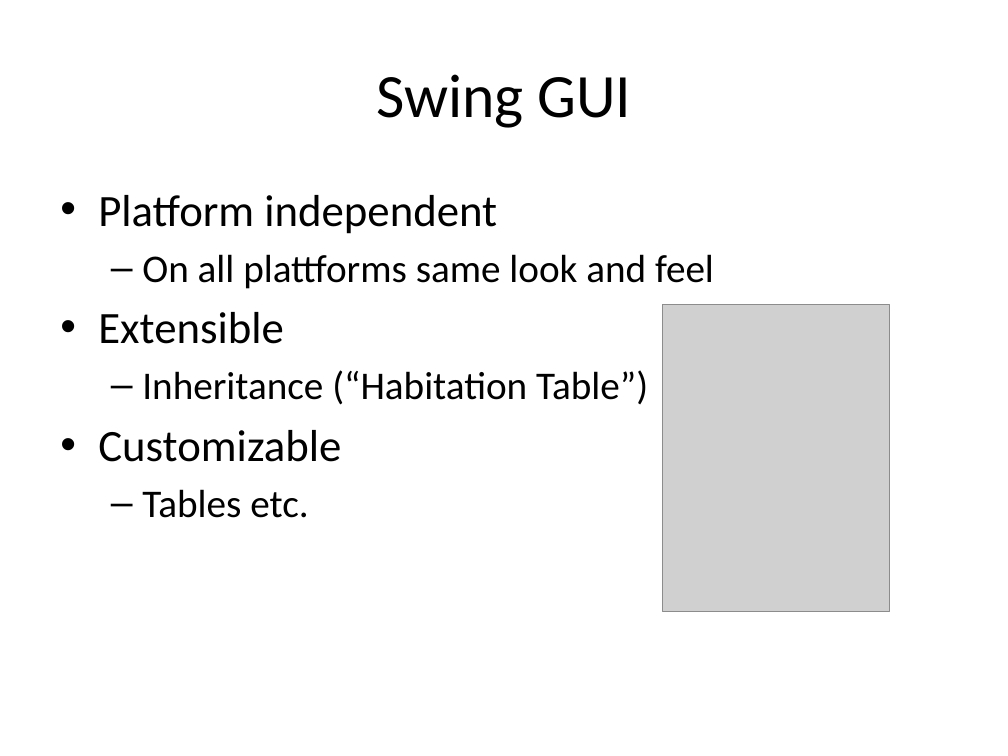
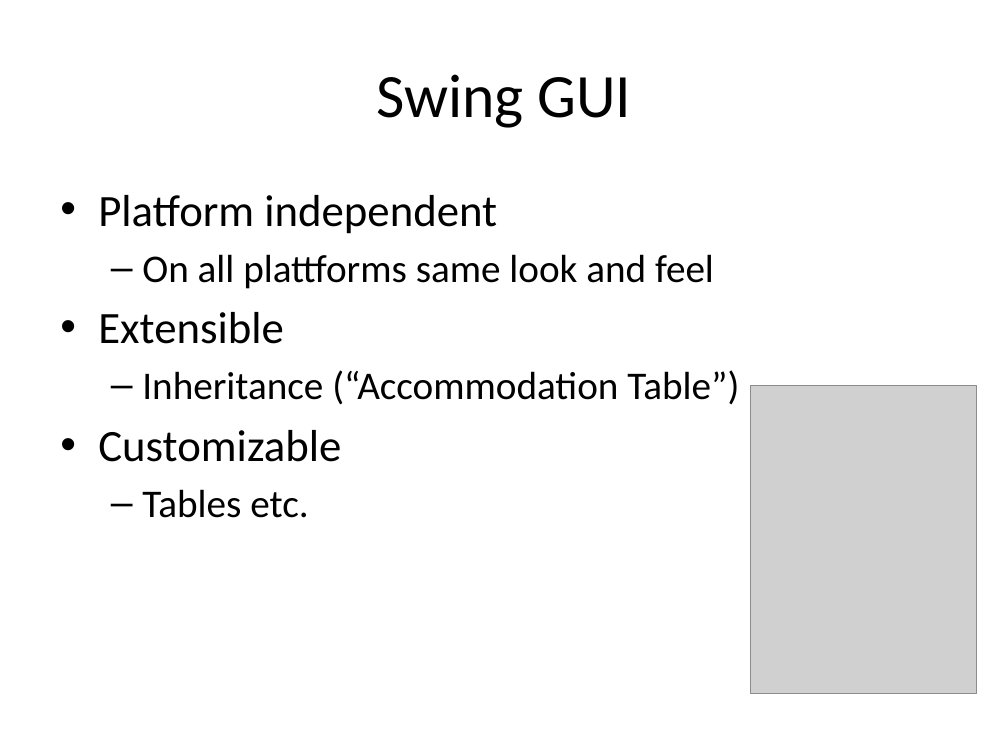
Before and after one commit to markusmo/HotelSoftware, a slide deck: slide 19 of Documentation/Praesentation/TechnicalPart.pptx (slide 18 before the commit). Drawn at 1008x756 pixels with LibreOffice and Linux fonts; fonts in the diff are those of the drawing; grey boxes stand for pictures. Boxes give left, top, right and bottom in pixels: in the first picture for what was removed or moved away, otherwise in the second. Text is boxed around its words. In the diff, an @@ line names an element or a change of style, - is before the commit and + after.

```diff
--- a/Documentation/Praesentation/TechnicalPart.pptx
+++ b/Documentation/Praesentation/TechnicalPart.pptx
@@ text at [142,370,739,405]: text changed @@
-  – Inheritance (“Habitation Table”)
+  – Inheritance (“Accommodation Table”)
@@ picture: place and size @@
-picture at [662,304,889,612]
+picture at [750,386,977,694]
```
Also in this commit, not shown: 5 other slides changed, 3 slides added, 4 other files.
